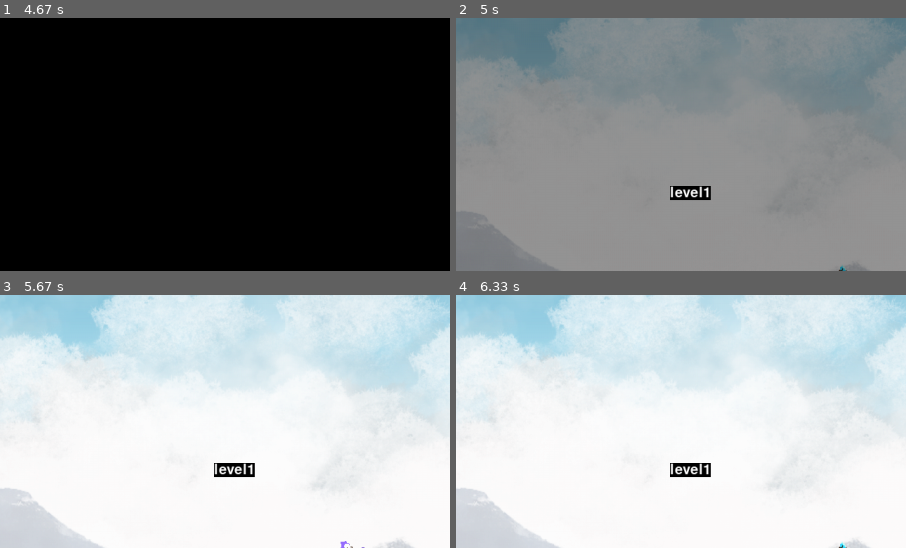
Above: before the commit, frames 1-4 (two rows, left to right).
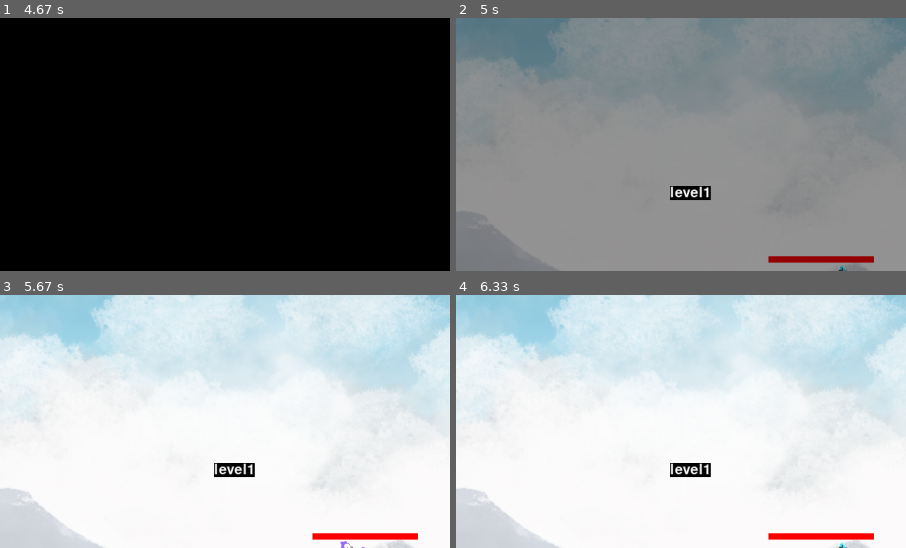
Above: after the commit, the same moments.

Repository: CSID-DGU/2022-1-OSSProj-GaCo-3
Game: pygame game, started from code/game.py
Same seed, same stepped clock (60 frames per second), same inputs: the game is played once before the commit and once after it.
Inputs (mouse positions are % of the whole screen's width and height, from its top left):
- Up to frame 1 (4.67 s): click (50, 50) at 0.38 s
- Up to frame 2 (5 s): tap Space at 4.9 s
- Up to frame 3 (5.67 s): hold Left from 5.23 s (still down)
- Up to frame 4 (6.33 s): release Left at 5.77 s; hold Left 5.8-6.2 s; hold Right from 6.23 s (still down)
The pictures show only the part of the screen within x 26-76%, y 17-67%; the shares and areas given below are measured in that part.

Frame 1 is identical in both runs. In frame 2, 0.7% of the frame differs, in the area x 69-93%, y 94-97%; in frame 3, 0.7%; in frame 4, 0.7%.

Commit message:
hpbar,manabar plus

Diff:
--- a/code/Bringer.py
+++ b/code/Bringer.py
@@ -35,6 +35,8 @@
         self.isAttack = False
         self.isDead = False
 
+        self.healthbar = pygame.Rect(self.rect[0] , self.rect[1], BRINGER_SIZE[0]/2, BRINGER_SIZE[1]/32) # 체력바
+
         #공격력
         self.AttackPower = 40
         #체력
@@ -154,6 +156,12 @@
         #어택 박스 정보 갱신
         attack_hitbox = sub_Coordinate(self.attackBox, (self.CameraOffset[0], self.CameraOffset[1], 0, 0))
 
+        #체력바 위치 갱신
+        self.healthbar.x = self.getHitBox()[0] - BRINGER_SIZE[1]/5;
+        self.healthbar.y = self.hitbox.y + BRINGER_SIZE[1]/3;
+
+        self.healthbar[2] = BRINGER_SIZE[0]/2 / BRINGER_HP * self.hp
+
        #attack animation notify
         if 'attack' in self.status:
             if(self.frame_index < 7 and self.frame_index > 3):
--- a/code/abyss.py
+++ b/code/abyss.py
@@ -34,6 +34,8 @@
         self.isAttack = False
         self.isDead = False
 
+        self.healthbar = pygame.Rect(self.rect[0] , self.rect[1], ABYSS_SIZE[0]/2, ABYSS_SIZE[1]/32) # 체력바
+
         # attack1 상태 및 쿨타임 설정
         self.can_attack = True
         self.attack_time = None
@@ -161,6 +163,11 @@
         #self.get_status()
         self.move()
         self.coodsdown()
+
+         #체력바 위치 갱신
+        self.healthbar.x = self.getHitBox()[0] - ABYSS_SIZE[1]/10;
+        self.healthbar.y = self.hitbox.y - ABYSS_SIZE[1]/12;
+        self.healthbar[2] = ABYSS_SIZE[0]/2 / ABYSS_HP * self.hp
 
         # 어택 박스 정보 갱신
         if self.direction == -1:
--- a/code/scene.py
+++ b/code/scene.py
@@ -211,3 +211,5 @@
         pygame.draw.rect(self.display_surface, (0, 0, 255),
                          sub_Coordinate(player.manabar, (self.offset[0], self.offset[1], 0, 0)), 0)
         # 몬스터 체력 그리기
+        pygame.draw.rect(self.display_surface, (255, 0, 0),
+                         sub_Coordinate(monster.healthbar, (self.offset[0], self.offset[1], 0, 0)), 0)
